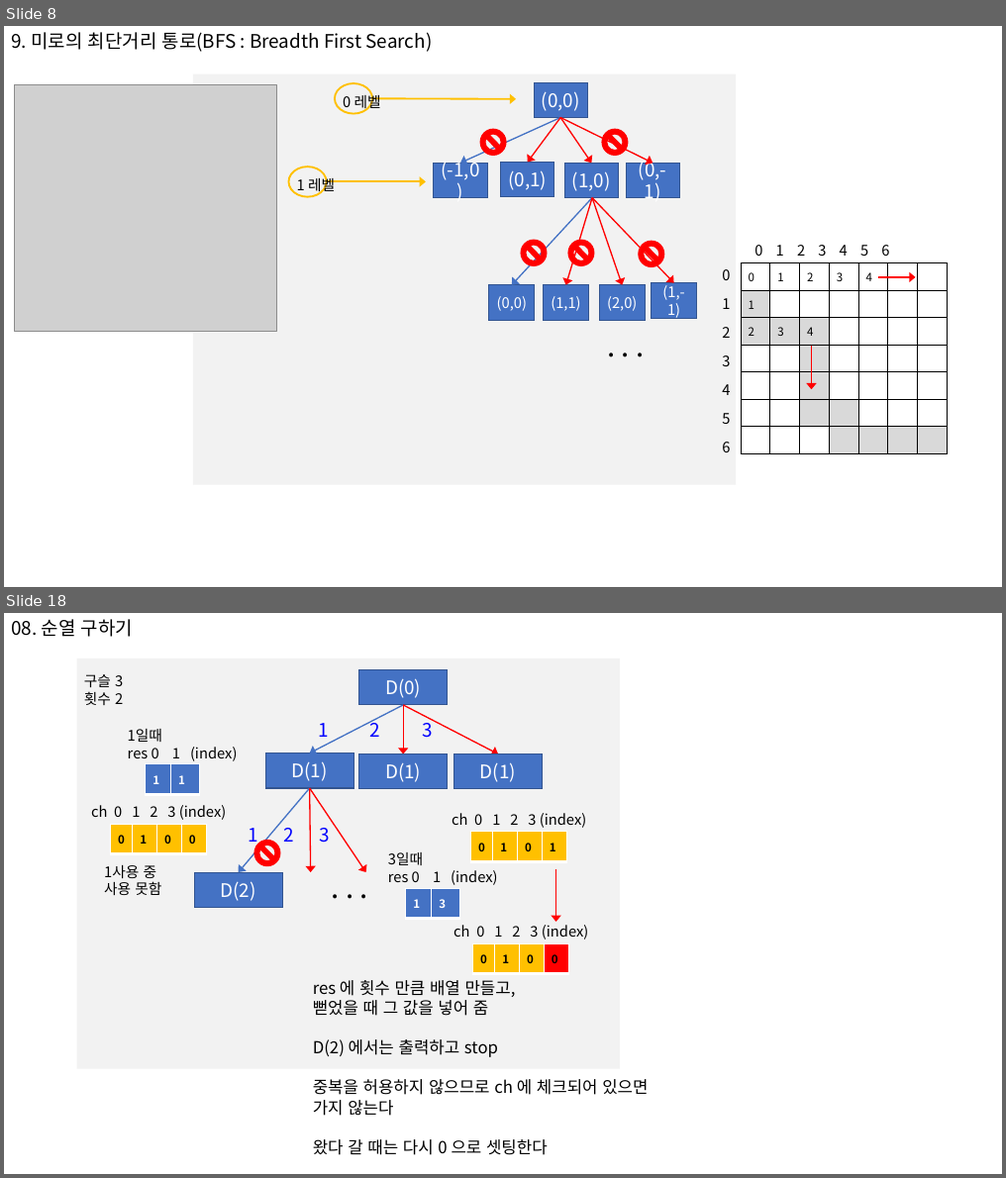
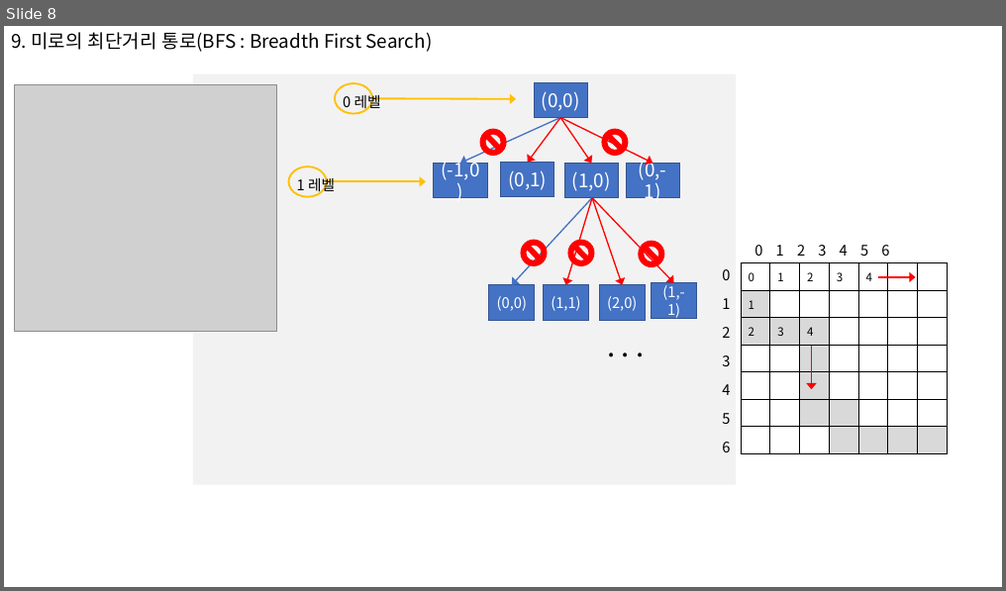
Before and after one commit to s-jinipark/pythonTest, a slide deck: inf-learn/section7/연습/인프런_코딩_section7.pptx. Shown one above the other, each under a label of ours: slides 8 and 18 before the commit, slide 8 after it; the slides between them are not shown. The pictures are 1006x1178 and 1006x591 pixels, drawn with LibreOffice and Linux fonts; fonts in the diff are those of the drawing; grey boxes stand for pictures. Boxes give left, top, right and bottom in pixels: in the first picture for what was removed or moved away, otherwise in the second. Text is boxed around its words. In the diff, an @@ line names an element or a change of style, - is before the commit and + after.

```diff
--- a/inf-learn/section7/연습/인프런_코딩_section7.pptx
+++ b/inf-learn/section7/연습/인프런_코딩_section7.pptx
@@ slide 18 removed at (x1=4, y1=613, x2=1002, y2=1174), background #FFFFFF @@
@@ text removed at (x1=11, y1=619, x2=133, y2=637) @@
-08. 순열 구하기
@@ rectangle removed at (x1=76, y1=659, x2=620, y2=1069) @@
@@ rectangle removed at (x1=358, y1=669, x2=448, y2=705) @@
-D(0)
@@ text removed at (x1=84, y1=674, x2=123, y2=705) @@
-구슬 3
-횟수 2
@@ text removed at (x1=128, y1=729, x2=237, y2=761) @@
-1일때
-res 0 1 (index)
@@ arrow removed from (403, 705) to (310, 753) @@
@@ text removed at (x1=318, y1=718, x2=433, y2=738) @@
-1 2 3
@@ arrow removed from (403, 705) to (498, 755) @@
@@ arrow removed from (403, 705) to (403, 755) @@
@@ rectangle removed at (x1=265, y1=753, x2=353, y2=788) @@
-D(1)
@@ rectangle removed at (x1=358, y1=755, x2=448, y2=789) @@
-D(1)
@@ rectangle removed at (x1=453, y1=755, x2=543, y2=789) @@
-D(1)
@@ table removed at (x1=146, y1=764, x2=200, y2=795), 1 rows, 2 columns @@
-1 | 1
@@ arrow removed from (310, 788) to (239, 872) @@
@@ arrow removed from (310, 788) to (366, 872) @@
@@ arrow removed from (310, 788) to (311, 872) @@
@@ text removed at (x1=91, y1=805, x2=226, y2=820) @@
-ch 0 1 2 3 (index)
@@ text removed at (x1=451, y1=813, x2=586, y2=828) @@
-ch 0 1 2 3 (index)
@@ table removed at (x1=110, y1=824, x2=207, y2=855), 1 rows, 4 columns @@
-0 | 1 | 0 | 0
@@ text removed at (x1=249, y1=828, x2=330, y2=847) @@
-1 2 3
@@ no-entry sign removed at (x1=254, y1=840, x2=280, y2=866) @@
@@ table removed at (x1=471, y1=832, x2=567, y2=862), 1 rows, 4 columns @@
-0 | 1 | 0 | 1
@@ text removed at (x1=104, y1=865, x2=161, y2=895) @@
-1사용 중
-사용 못함
@@ rectangle removed at (x1=194, y1=872, x2=282, y2=908) @@
-D(2)
@@ text removed at (x1=324, y1=866, x2=389, y2=909) @@
-. . .
@@ text removed at (x1=388, y1=853, x2=497, y2=885) @@
-3일때
-res 0 1 (index)
@@ arrow removed from (556, 869) to (556, 922) @@
@@ table removed at (x1=406, y1=888, x2=460, y2=919), 1 rows, 2 columns @@
-1 | 3
@@ text removed at (x1=453, y1=925, x2=588, y2=940) @@
-ch 0 1 2 3 (index)
@@ table removed at (x1=472, y1=944, x2=569, y2=974), 1 rows, 4 columns @@
-0 | 1 | 0 | 0
@@ text removed at (x1=313, y1=980, x2=648, y2=1156) @@
-res 에 횟수 만큼 배열 만들고,
-뻗었을 때 그 값을 넣어 줌
-D(2) 에서는 출력하고 stop
-중복을 허용하지 않으므로 ch 에 체크되어 있으면
-가지 않는다
-왔다 갈 때는 다시 0 으로 셋팅한다
```
Also in this commit, not shown: 1 slide added, 7 other slides removed, 46 other files.
